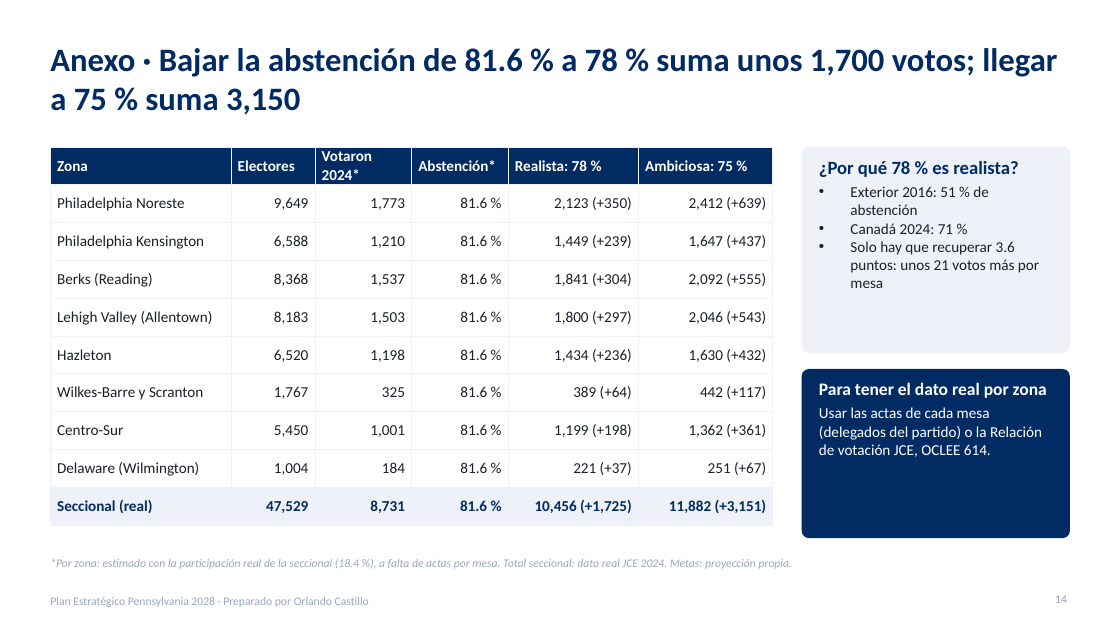
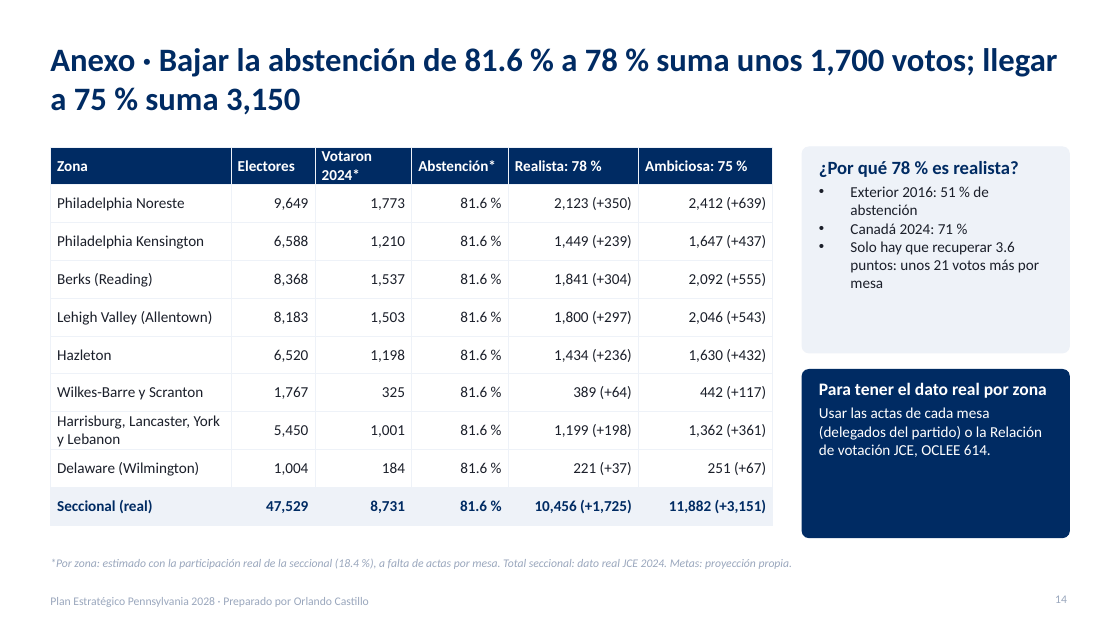
Before and after one commit to rcastillo9556/pdf-toolkit, a slide deck: slide 14 of presentaciones/Plan_Estrategico_Pennsylvania_2028.pptx. Drawn at 1120x630 pixels with LibreOffice and Linux fonts; fonts in the diff are those of the drawing. Boxes give left, top, right and bottom in pixels: in the first picture for what was removed or moved away, otherwise in the second. Text is boxed around its words. In the diff, an @@ line names an element or a change of style, - is before the commit and + after.

```diff
--- a/presentaciones/Plan_Estrategico_Pennsylvania_2028.pptx
+++ b/presentaciones/Plan_Estrategico_Pennsylvania_2028.pptx
@@ table at [50, 147, 773, 517] @@
-row 8, column 1: Centro-Sur
+row 8, column 1: Harrisburg, Lancaster, York y Lebanon
```
Also in this commit, not shown: 5 other slides changed, 1 other file.
